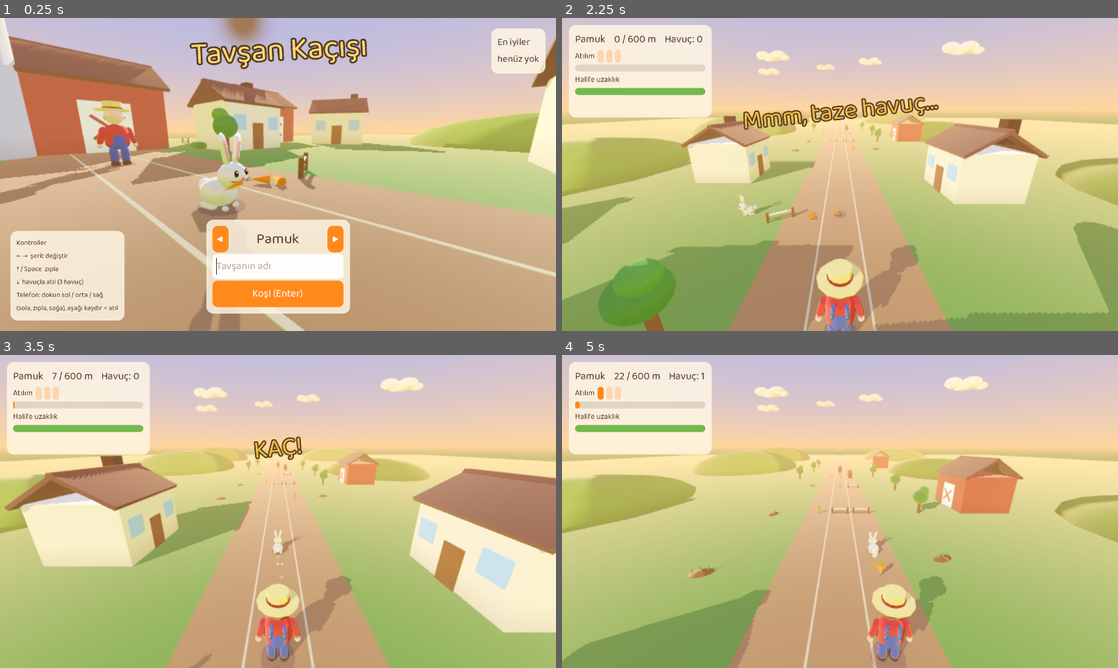
Above: before the commit, frames 1-4 (two rows, left to right).
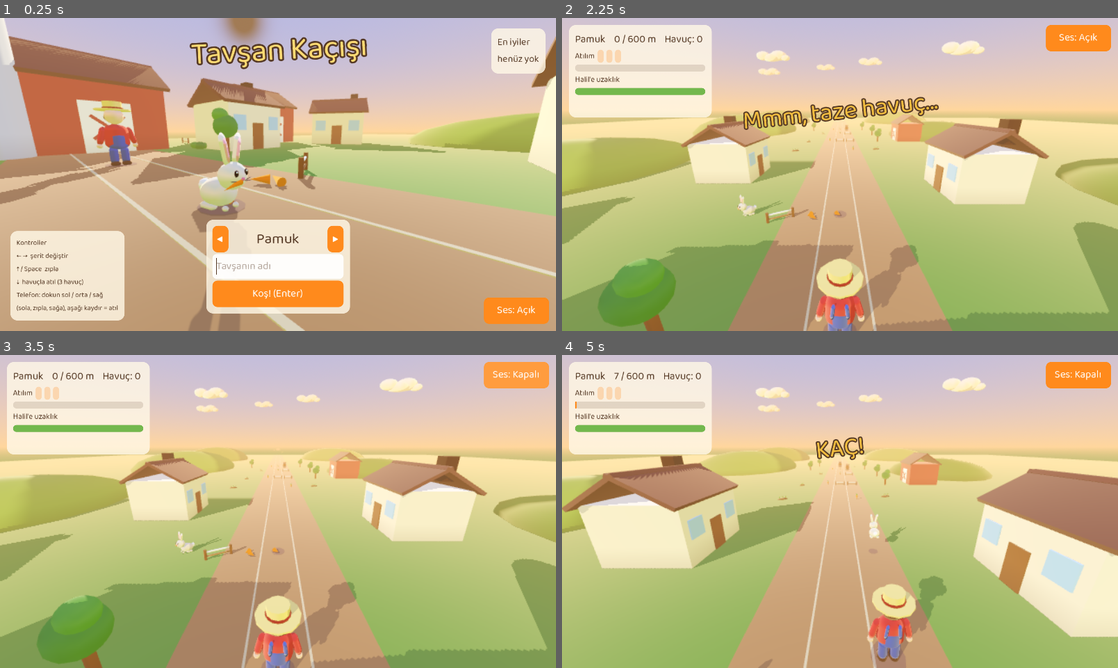
Above: after the commit, the same moments.

Repository: spambotuu3-pixel/tavsan-kacisi
Game: Godot game, scene res://main.tscn
Same seed, same stepped clock (60 frames per second), same inputs: the game is played once before the commit and once after it.
Inputs (mouse positions are in pixels of both pictures, inside the frame that each line leads up to):
- Up to frame 1 (0.25 s): no input
- Up to frame 2 (2.25 s): click (1079, 312) at 0.5 s, where only the run after the commit has a clickable "Ses: Açık"; click (1079, 312) at 1.25 s, where only the run after the commit has a clickable "Ses: Kapalı"; click "Koş! (Enter)" at 2 s
- Up to frame 3 (3.5 s): click (517, 373) at 2.75 s, where only the run after the commit has a clickable "Ses: Açık"
- Up to frame 4 (5 s): click (1079, 373) at 3.5 s, where only the run after the commit has a clickable "Ses: Kapalı"; tap Enter (ui_accept) at 4.25, 4.52 s; move the mouse to (962, 495) at 4.27 s; hold Right (ui_right) from 4.28 s (still down); tap M at 4.35 s; click (962, 495) at 4.42 s

The runs differ from the first frame. In frame 1, 1.0% of the frame differs, in the area x 87-99%, y 89-98%; in frame 2, 1.0%; in frame 3, 41%, in the area x 0-100%, y 2-100%; in frame 4, 30%.

Commit message:
Ses ve müzik: kodla üretilen efektler, döngülü müzik, ses aç/kapat düğmesi
Co-Authored-By: Claude Sonnet 5.5 <noreply@anthropic.com>

Diff:
--- a/oyun/kalite/senaryo.gd
+++ b/oyun/kalite/senaryo.gd
@@ -57,6 +57,8 @@
 		if ad == "fare_bos":  # boş yere tıkla: isim kutusu odağı kaybetse de Enter çalışmalı
 			click(Vector2(40, 400))
 		key(KEY_ENTER, true)
+	if ad == "ses":
+		ses_test(m)
 	if f == 32:
 		key(KEY_ENTER, false)
 	if f == 60 and ad != "menu":
@@ -144,6 +146,39 @@
 				fail("bırakma ek eylem yaptı (şerit %d)" % m.lane)
 
 
+# Ses: ayar mantığı ekransızda da çalışır (oynatıcı yok, düğme ve kayıt var). Menüde düğme, oyunda M tuşu.
+func ses_test(m) -> void:
+	match f:
+		12:
+			if m.snd_btn == null or m.snd_btn.custom_minimum_size.y < 56.0 or m.snd_btn.custom_minimum_size.x < 56.0:
+				fail("ses düğmesi yok ya da küçük")
+			elif not m.snd_on or Secim.config().get_value("ayar", "ses", true) != true:
+				fail("ses varsayılanı açık olmalı")
+		14: m.snd_btn.pressed.emit()
+		16:
+			if m.snd_on or Secim.config().get_value("ayar", "ses", true) != false or m.snd_btn.text != "Ses: Kapalı":
+				fail("menü düğmesi sesi kapatmadı")
+		18: m.snd_btn.pressed.emit()
+		20:
+			if not m.snd_on or Secim.config().get_value("ayar", "ses", false) != true:
+				fail("menü düğmesi sesi açmadı")
+		22: key(KEY_M, true)  # menüde M isim kutusuna yazar, ses değişmez
+		24:
+			key(KEY_M, false)
+			if not m.snd_on:
+				fail("menüde M sesi değiştirdi")
+		100: key(KEY_M, true)
+		102: key(KEY_M, false)
+		104:
+			if m.snd_on or Secim.config().get_value("ayar", "ses", true) != false:
+				fail("M tuşu sesi kapatmadı (durum %s)" % m.state)
+		110: key(KEY_M, true)
+		112: key(KEY_M, false)
+		114:
+			if not m.snd_on or Secim.config().get_value("ayar", "ses", false) != true:
+				fail("M tuşu sesi açmadı")
+
+
 func click(at: Vector2) -> void:
 	for down in [true, false]:
 		var e := InputEventMouseButton.new()
@@ -163,7 +198,7 @@
 
 
 func check(m) -> bool:
-	var want := {menu = "menu", kazan_sofra = "win", dokunma = "run", menu_enter = "run", kazan = "win", yakalan = "over", tekrar_enter = "run", esc_menu = "menu",
+	var want := {menu = "menu", kazan_sofra = "win", dokunma = "run", menu_enter = "run", ses = "run", kazan = "win", yakalan = "over", tekrar_enter = "run", esc_menu = "menu",
 			isim_bos = "run", isim_uzun = "run", isim_turkce = "run", bolgeler = "run", fare_bos = "run", bozuk_cfg = "over", skor_bos = "over", skor_dolu = "over"}
 	if not want.has(ad):
 		return fail("bilinmeyen senaryo")
--- a/oyun/main.gd
+++ b/oyun/main.gd
@@ -10,6 +10,7 @@
 const THROWN := [["kova", M.METAL, Vector3(0.5, 0.5, 0.5), "y"], ["tırmık", M.WOOD, Vector3(0.12, 0.12, 1.3), "b"],
 		["yumurta", M.EGG_WHITE, Vector3(0.3, 0.4, 0.3), "s"], ["lahana", M.CABBAGE_LIGHT, Vector3(0.55, 0.5, 0.55), "s"]]  # [ad, renk, boyut, şekil]; etki ada göre
 const Secim := preload("res://secim.gd")
+const Ses := preload("res://ses.gd")  # kodla üretilen sesler
 
 # Menü ve Bölüm 1 (PLAN-karakter-secimi.md, PLAN-bolum1.md)
 const MENU_CAM := Vector3(1.9, 1.0, -3.0)  # menü kamerası, tavşana göre (Tasarımcı ayarlar)
@@ -55,7 +56,8 @@
 const FEAST_BITES := 3      # bir yığın kaç ısırıkta biter
 const FEAST_END_WAIT := 0.5 # "Mmm!" süresi (FEAST_MAX içinde)
 const FEAST_BG := Color(0.3, 0.2, 0.14)  # odanın dışı: koyu toprak (gökyüzü görünmesin)
-const SFX_RATE := 22050.0
+const SND_BTN := Vector2(150, 60)  # ses düğmesi (parmak hedefi >= 56 px)
+const POOL := 6  # eşzamanlı efekt oynatıcı sayısı (sabit)
 
 static var go_menu := true  # sahne yenilense de korunur: bitişte Enter menüyü atlar, Esc menüye döner
 
@@ -178,8 +180,12 @@
 var feast_cam_from := Vector3.ZERO
 var feast_fade: ColorRect
 var skip_btn: Button
-var sfx: AudioStreamPlayer
-var sfx_buf := []  # önceden üretilmiş kıtır sesleri (AudioStreamWAV)
+var snd_on := true     # ayar.cfg [ayar] ses
+var snd_btn: Button
+var snd_bank := {}      # ad -> AudioStreamWAV (ekransızda boş)
+var snd_pool: Array[AudioStreamPlayer] = []
+var snd_next := 0
+var music: AudioStreamPlayer
 var scenery: Node3D  # zemin, yol ve tepeler: tavşanla birlikte kayar
 var cam: Camera3D
 var hud: Label
@@ -384,11 +390,12 @@
 	return root
 
 
-# Telefon ayarları (menüsü yok; ayar.cfg [ayar] bölümü: titresim = true/false, fps = 30/60). Okuma hatası varsayılana düşer.
+# Telefon ayarları (ayar.cfg [ayar] bölümü: titresim = true/false, ses = true/false, fps = 30/60). Okuma hatası varsayılana düşer.
 func load_settings() -> void:
 	var cf := Secim.config()
 	var v = cf.get_value("ayar", "titresim", true)
 	vibrate_on = v if v is bool else true
+	snd_on = Ses.parse_on(cf.get_value("ayar", "ses", true))
 	var fps = cf.get_value("ayar", "fps", 0)
 	if fps is int and fps in [30, 60]:
 		Engine.max_fps = fps
@@ -466,6 +473,7 @@
 	add_child(cam)
 
 	make_hud()
+	make_audio()
 
 	model(M.FENCE, Vector3(-3.4, 0.3, 0.6)).rotation.y = 0.5  # başlangıç süsü (menü + açılış): yol kenarında çit ve havuç yığını
 	model(M.BURROW.slice(2), Vector3(-0.9, 0, -1.5))
@@ -479,7 +487,10 @@
 		for c in menu.get_children():
 			c.theme = t
 		menu.renk.connect(make_rabbit)
+		menu.renk.connect(func(_s): play("click"))
 		menu.basla.connect(on_start)
+		menu.basla.connect(func(_n): play("click"))
+		place_snd(true)
 	else:
 		on_start(rabbit_name)
 
@@ -602,6 +613,17 @@
 	skip_btn.visible = false
 	skip_btn.pressed.connect(feast_finish)
 	layer.add_child(skip_btn)
+	snd_btn = Button.new()  # ses aç/kapat: menüde sağ altta, oyunda sağ üstte (telefonda büyük hedef)
+	snd_btn.theme = ui_theme()
+	snd_btn.add_theme_font_size_override("font_size", 24)
+	snd_btn.focus_mode = Control.FOCUS_NONE  # menüde odak isim kutusunda kalsın
+	snd_btn.action_mode = BaseButton.ACTION_MODE_BUTTON_PRESS
+	snd_btn.custom_minimum_size = SND_BTN
+	snd_btn.grow_horizontal = Control.GROW_DIRECTION_BEGIN
+	snd_btn.grow_vertical = Control.GROW_DIRECTION_BEGIN
+	snd_btn.pressed.connect(toggle_snd)
+	layer.add_child(snd_btn)
+	snd_label()
 	hud_panel.mouse_filter = Control.MOUSE_FILTER_IGNORE  # HUD dokunmayı yutmasın: telefonda sol üst bölge de oyuna gitsin
 	for c in hud_panel.find_children("*", "Control", true, false):
 		c.mouse_filter = Control.MOUSE_FILTER_IGNORE
@@ -648,6 +670,7 @@
 	rabbit.position.x = INTRO_X
 	rabbit.rotation.y = INTRO_FACE
 	hud_panel.visible = true
+	place_snd(false)
 	follow_cam(0.0)
 	state = "intro"
 	update_hud(0.0)  # açılışta önceki/varsayılan değerler görünmesin
@@ -669,6 +692,9 @@
 func _unhandled_input(e: InputEvent) -> void:
 	if e is InputEventScreenTouch and not touch:
 		apply_touch()  # masaüstü sanılan ama dokunmatik cihaz
+	if e is InputEventKey and e.pressed and not e.echo and e.keycode == KEY_M and state != "menu":  # menüde isim kutusuna "m" yazılır: orada yalnız düğme
+		toggle_snd()
+		return
 	if state == "feast":
 		feast_input(e)
 		return
@@ -731,6 +757,7 @@
 		carrots -= DASH_COST
 		dash_t = DASH_TIME
 		say("Atıl!")
+		play("dash")
 		vibrate(40)
 
 
@@ -887,6 +914,7 @@
 		dog = {node = model(M.DOG, Vector3(LANES[lane], 0.3, p.z + DOG_START)), warn = model(M.WARN_STRIP, Vector3(LANES[lane], 0.03, p.z)),
 				lane = lane, rel = DOG_START}
 		say("Hav! Karabaş arkanda")
+		play("bark")
 	if dog.is_empty():
 		return
 	var was: float = dog.rel
@@ -919,6 +947,7 @@
 
 func hurt(text: String) -> void:
 	gap -= HIT_COST
+	play("bonk")
 	blink_t = BLINK_TIME
 	say(text)
 	vibrate(30)
@@ -941,6 +970,8 @@
 		fill_rows(0.0)
 		for c in crossed(INTRO_CUES.keys(), intro_t, intro_t + delta):
 			pop(INTRO_CUES[c], HUD_WARN)
+			if INTRO_CUES[c].begins_with("HEY"):
+				play("hey")
 		intro_t += delta
 		var k := smoothstep(INTRO_DASH.x, INTRO_DASH.y, intro_t)  # 0: çimde kemiriyor, 1: yolda
 		body(rabbit).rotation.x = sin(intro_t * 14.0) * 0.08 * (1.0 - k)  # havuç kemirirken kafa sallanır
@@ -968,6 +999,7 @@
 	if jump_t > 0.0 and ry == 0.0:
 		jump_t = 0.0
 		vy = JUMP_VY
+		play("jump")
 		rabbit.scale = JUMP_STRETCH
 	jump_t -= delta
 	if Input.is_action_just_pressed("ui_down"):
@@ -982,6 +1014,7 @@
 		vy = 0.0  # yerdeyken eksiye birikmesin
 	if was_air and ry == 0.0:
 		rabbit.scale = LAND_SQUASH
+		play("land")
 		burst(Vector3(rabbit.position.x, 0.05, rabbit.position.z), M.DUST_C, 8, Vector2(0.8, 1.6))  # iniş pufu
 	rabbit.scale = rabbit.scale.lerp(Vector3.ONE, SQUASH_BACK * delta)
 
@@ -1046,6 +1079,7 @@
 			it.kind = "deco"  # her kaz bir kez öter
 			throw_timer = minf(throw_timer, 0.3)
 			say("Vak vak! Halil duydu")
+			play("goose")
 		if it.kind == "slick" and hits(r, n.position.x, n.position.z, it.h):
 			it.kind = "deco"  # bir kez kaydırır, sonra süs olarak kalır
 			lane = near_lanes(lane).pick_random()  # set_lane değil: kayma kıl payı sayılmasın
@@ -1058,6 +1092,7 @@
 				carrots += 1
 				carrots_total += 1
 				burst(n.position, M.CARROT_C, 12)  # havuç parıltısı
+				play("carrot")
 				vibrate(15)
 				var tw := n.create_tween()
 				tw.tween_property(n, "scale", Vector3.ONE * 1.6, POP_TIME)
@@ -1080,6 +1115,7 @@
 		throws.append({node = obj, marker = box(Vector3(1.4, 0.04, 1.4), M.TARGET_C, to + Vector3(0, 0.03, 0), null, "y"),
 				from = obj.position, to = to, t = -delta / 2.0, item = what[0], lane = lane, spd = spd})  # bu karede de ilerler: yarım kare geriden başla ki her FPS'te tam 1 sn sonra insin
 		say("Halil %s fırlattı!" % what[0])
+		play("throw")
 	for i in range(throws.size() - 1, -1, -1):
 		var th: Dictionary = throws[i]
 		th.t += delta
@@ -1099,6 +1135,7 @@
 				if near_miss(lane_left, clock - lane_left_t, th.lane, hits(Vector3(r.x, 0, r.z), th.to.x, th.to.z, THROW_H), near_win):
 					gap = minf(gap + NEAR_BONUS, GAP_MAX)
 					say("Kıl payı!")
+					play("near")
 					pop("Kıl payı!", HUD_WARN)
 				# Iskalanan yumurta/lahana sekip ileri düşer; tavşanın arkasında kalsa etkisi olmazdı
 				var fwd: Vector3 = th.to - Vector3(0, 0, th.spd * BOUNCE_AHEAD)
@@ -1135,6 +1172,7 @@
 	blind_rect.visible = false  # kova karartması bitiş panelini örtmesin
 	bucket.visible = false
 	run_dust.emitting = false
+	play("win" if won else "lose")
 	var pts := score(dist, carrots_total, won)
 	var entry := {isim = rabbit_name, puan = pts}
 	var table := Secim.insert_score(Secim.load_scores(), entry)
@@ -1180,7 +1218,6 @@
 	skip_btn.visible = true
 	feast_fade.visible = true
 	hint_box.visible = false  # dokunma ipucu şölene taşmasın
-	make_sfx()
 
 
 func feast_input(e: InputEvent) -> void:
@@ -1327,31 +1364,54 @@
 	show_end(true)
 
 
-# Kodla üretilen kıtır sesi (dosya yok): gürültüden iki kısa AudioStreamWAV. AudioStreamGenerator denendi, çıkışta motor sızıntı
-# uyarısı veriyor (kapı bunu hata sayar) ve webde WAV daha hafif. Oynatıcı ya da ses sürücüsü yoksa sessiz geçer.
-func make_sfx() -> void:
-	if sfx or DisplayServer.get_name() == "headless":  # ekransızda ses sürücüsü sahte: oynatılan her ses çıkışta sızıntı uyarısı verir
+# Ses: üretim ses.gd'de. Ekransızda ses sürücüsü sahte (çıkışta sızıntı uyarısı verir): hiç kurulmaz, play() sessiz geçer.
+# Oynatıcılar sabit: POOL efekt (sırayla) + 1 müzik. Tarayıcı sesi ilk dokunuştan sonra açar (Godot kendisi yönetir).
+func make_audio() -> void:
+	if DisplayServer.get_name() == "headless":
 		return
-	sfx = AudioStreamPlayer.new()
-	sfx.volume_db = -6.0
-	add_child(sfx)
-	var n := int(0.12 * SFX_RATE)
-	for v in 2:  # iki çeşit, art arda aynı ses sıkmasın
-		var data := PackedByteArray()
-		data.resize(n * 2)
-		var lp := 0.0
-		for i in n:
-			var t := float(i) / SFX_RATE
-			lp = lerpf(lp, randf() * 2.0 - 1.0, 0.55)  # hafif alçak geçiren gürültü
-			data.encode_s16(i * 2, int(lp * exp(-fmod(t, 0.045) * (70.0 + v * 30.0)) * (1.0 - t / 0.12) * 0.7 * 32767.0))
-		var wav := AudioStreamWAV.new()
-		wav.format = AudioStreamWAV.FORMAT_16_BITS
-		wav.mix_rate = int(SFX_RATE)
-		wav.data = data
-		sfx_buf.append(wav)
+	snd_bank = Ses.make_all()
+	for i in POOL:
+		var p := AudioStreamPlayer.new()
+		p.volume_db = -8.0
+		add_child(p)
+		snd_pool.append(p)
+	music = AudioStreamPlayer.new()
+	music.stream = snd_bank.music
+	music.volume_db = -22.0  # efektlerin altında
+	add_child(music)
+	if snd_on:
+		music.play()
+
+
+func play(snd: String) -> void:
+	if snd_on and not snd_pool.is_empty():
+		snd_pool[snd_next].stream = snd_bank[snd]
+		snd_pool[snd_next].play()
+		snd_next = (snd_next + 1) % POOL
 
 
 func crunch() -> void:
-	if sfx and not sfx_buf.is_empty():
-		sfx.stream = sfx_buf[feast_bites % 2]
-		sfx.play()
+	play("crunch%d" % (feast_bites % 2))
+
+
+func toggle_snd() -> void:
+	snd_on = not snd_on
+	Secim.save("ayar", {ses = snd_on})
+	snd_label()
+	if music:
+		if snd_on:
+			music.play()
+		else:
+			music.stop()
+			for p in snd_pool:
+				p.stop()
+	play("click")
+
+
+func snd_label() -> void:
+	snd_btn.text = "Ses: Açık" if snd_on else "Ses: Kapalı"
+
+
+# Menüde sağ altta (sağ üstte skor kutusu var), oyunda sağ üstte.
+func place_snd(menu: bool) -> void:
+	snd_btn.set_anchors_and_offsets_preset(Control.PRESET_BOTTOM_RIGHT if menu else Control.PRESET_TOP_RIGHT, Control.PRESET_MODE_MINSIZE, 16)
--- /dev/null
+++ b/oyun/ses.gd
@@ -0,0 +1,173 @@
+extends RefCounted
+# Kodla üretilen sesler (dosya yok): AudioStreamWAV, 16 bit, mono. Açılışta bir kez üretilir, static önbellekte kalır
+# (sahne yenilenince yeniden üretilmez). Efektler 22050 Hz, müzik 8000 Hz (yumuşak sinüs, tiz içerik yok).
+
+const RATE := 22050.0
+const MUSIC_RATE := 8000.0
+const PEAK_MAX := 0.8  # test: hiçbir ses bunu aşmasın
+
+static var bank := {}
+
+
+# Ayar dosyasından gelen değer bool değilse varsayılan (açık).
+static func parse_on(v: Variant) -> bool:
+	return v if v is bool else true
+
+
+# Tek nota: f0'dan f1'e kayan, harm harmonikli (1/k genlik) sinüs + isteğe bağlı alçak geçiren gürültü; üstel sönüm.
+static func note(f0: float, f1: float, dur: float, dec: float, harm := 1, noise := 0.0) -> PackedFloat32Array:
+	var n := int(dur * RATE)
+	var out := PackedFloat32Array()
+	out.resize(n)
+	var ph := 0.0
+	var f := f0
+	var ratio := pow(f1 / f0, 1.0 / n)
+	var env := 1.0
+	var k := exp(-dec / RATE)
+	var norm := 0.0
+	for h in harm:
+		norm += 1.0 / (h + 1)
+	var lp := 0.0
+	var att := 0.004 * RATE
+	var rel := 0.006 * RATE
+	for i in n:
+		ph += TAU * f / RATE
+		f *= ratio
+		env *= k
+		var s := 0.0
+		for h in harm:
+			s += sin(ph * (h + 1)) / (h + 1)
+		s /= norm
+		if noise > 0.0:
+			lp = lerpf(lp, randf() * 2.0 - 1.0, 0.5)
+			s = s * (1.0 - noise) + lp * noise
+		out[i] = s * env * minf(1.0, i / att) * minf(1.0, (n - i) / rel)
+	return out
+
+
+# Rüzgâr: gürültü, çan zarfı. c küçüldükçe daha boğuk.
+static func whoosh(dur: float, c: float) -> PackedFloat32Array:
+	var n := int(dur * RATE)
+	var out := PackedFloat32Array()
+	out.resize(n)
+	var lp := 0.0
+	for i in n:
+		lp = lerpf(lp, randf() * 2.0 - 1.0, c)
+		var e := sin(PI * i / n)
+		out[i] = lp * e * e
+	return out
+
+
+# Kıtır: kısa gürültü patlamaları (v: çeşit).
+static func crunch(v: int) -> PackedFloat32Array:
+	var n := int(0.12 * RATE)
+	var out := PackedFloat32Array()
+	out.resize(n)
+	var lp := 0.0
+	for i in n:
+		var t := i / RATE
+		lp = lerpf(lp, randf() * 2.0 - 1.0, 0.55)
+		out[i] = lp * exp(-fmod(t, 0.045) * (70.0 + v * 30.0)) * (1.0 - t / 0.12)
+	return out
+
+
+# Parçaları art arda ekler.
+static func seq(parts: Array) -> PackedFloat32Array:
+	var out := PackedFloat32Array()
+	for p in parts:
+		out.append_array(p)
+	return out
+
+
+# Zirveyi peak'e ölçekler (kırpma yok, her ses benzer yükseklikte), 16 bit mono.
+static func to_wav(buf: PackedFloat32Array, rate: float, peak: float) -> AudioStreamWAV:
+	var m := 0.0001
+	for v in buf:
+		m = maxf(m, absf(v))
+	var g := peak / m * 32767.0
+	var data := PackedByteArray()
+	data.resize(buf.size() * 2)
+	for i in buf.size():
+		data.encode_s16(i * 2, int(buf[i] * g))
+	var wav := AudioStreamWAV.new()
+	wav.format = AudioStreamWAV.FORMAT_16_BITS
+	wav.mix_rate = int(rate)
+	wav.data = data
+	return wav
+
+
+# Müziğe nota ekler (döngü sonuna taşan kuyruk başa sarar: dikişte tık olmaz).
+static func add_note(buf: PackedFloat32Array, start: int, f: float, len: int, dec: float, gain: float, h2: float) -> void:
+	var n := buf.size()
+	var ph := 0.0
+	var env := gain
+	var k := exp(-dec / MUSIC_RATE)
+	for i in len:
+		ph += TAU * f / MUSIC_RATE
+		env *= k
+		buf[(start + i) % n] += (sin(ph) + h2 * sin(ph * 2.0)) * env
+
+
+# 8 sn döngü: C pentatonik, melodi + bas (16 vuruş x 0,5 sn).
+static func music() -> AudioStreamWAV:
+	var step := int(MUSIC_RATE * 0.5)
+	var buf := PackedFloat32Array()
+	buf.resize(step * 16)
+	var mel := [659, 784, 880, 784, 659, 587, 523, 0, 587, 659, 784, 659, 587, 523, 587, 0]
+	for i in 16:
+		if mel[i] > 0:
+			add_note(buf, i * step, mel[i], step * 14 / 10, 6.0, 0.5, 0.25)
+	var bass := [131, 110, 98, 110]
+	for i in 4:
+		add_note(buf, i * 4 * step, bass[i], step * 3, 2.5, 0.6, 0.0)
+	var wav := to_wav(buf, MUSIC_RATE, 0.5)
+	wav.loop_mode = AudioStreamWAV.LOOP_FORWARD
+	wav.loop_begin = 0
+	wav.loop_end = buf.size()
+	return wav
+
+
+# Tüm efektler + müzik; ilk çağrıda üretilir.
+static func make_all() -> Dictionary:
+	if not bank.is_empty():
+		return bank
+	var b := {}
+	b.jump = to_wav(note(280, 620, 0.14, 14), RATE, 0.5)
+	b.land = to_wav(note(150, 70, 0.1, 28, 1, 0.25), RATE, 0.5)
+	b.carrot = to_wav(seq([note(784, 784, 0.07, 12, 2), note(1175, 1175, 0.18, 14, 2)]), RATE, 0.5)
+	b.bonk = to_wav(note(200, 80, 0.22, 14, 2, 0.15), RATE, 0.7)
+	b.dash = to_wav(whoosh(0.32, 0.18), RATE, 0.5)
+	b.throw = to_wav(whoosh(0.22, 0.3), RATE, 0.4)
+	b.near = to_wav(note(1200, 1200, 0.05, 50), RATE, 0.35)
+	b.bark = to_wav(note(420, 240, 0.17, 16, 4, 0.2), RATE, 0.6)
+	b.goose = to_wav(note(560, 420, 0.17, 9, 4, 0.15), RATE, 0.55)
+	b.win = to_wav(seq([note(523, 523, 0.11, 8, 2), note(659, 659, 0.11, 8, 2), note(784, 784, 0.11, 8, 2), note(1047, 1047, 0.4, 6, 2)]), RATE, 0.5)
+	b.lose = to_wav(seq([note(392, 330, 0.16, 6, 2), note(330, 262, 0.16, 6, 2), note(262, 196, 0.4, 5, 2)]), RATE, 0.5)
+	b.click = to_wav(note(660, 660, 0.05, 50), RATE, 0.4)
+	b.hey = to_wav(note(330, 520, 0.24, 5, 4, 0.1), RATE, 0.6)
+	b.crunch0 = to_wav(crunch(0), RATE, 0.6)
+	b.crunch1 = to_wav(crunch(1), RATE, 0.6)
+	b.music = music()
+	bank = b
+	return b
+
+
+# Dalga biçimi denetimi: boş dize = sağlam. Süre, tepe (<= PEAK_MAX), kırpma, sessizlik.
+static func check(wav: AudioStreamWAV) -> String:
+	var n := wav.data.size() / 2
+	if n < 0.03 * wav.mix_rate:
+		return "çok kısa"
+	var peak := 0
+	var clipped := 0
+	for i in n:
+		var v := absi(wav.data.decode_s16(i * 2))
+		peak = maxi(peak, v)
+		if v >= 32767:
+			clipped += 1
+	if clipped > 0:
+		return "kırpılmış"
+	if peak < 0.05 * 32767:
+		return "neredeyse sessiz"
+	if peak > PEAK_MAX * 32767:
+		return "tepe çok yüksek"
+	return ""
--- a/oyun/test.gd
+++ b/oyun/test.gd
@@ -4,6 +4,7 @@
 const Main = preload("res://main.gd")
 const Secim = preload("res://secim.gd")
 const Mod = preload("res://modeller.gd")
+const Ses = preload("res://ses.gd")
 
 
 func _init() -> void:
@@ -40,6 +41,9 @@
 		[[Main.touch_action(10, 300, Vector2(0, 30)), Main.touch_action(10, 300, Vector2(90, 80)), Main.touch_action(150, 300, Vector2(0, 50), 40.0)], ["left", "left", "dash"], "kısa ya da yatay kaydırma atıl değil, eşik ekrana bağlı"],
 		[[Main.swipe_min(200), Main.swipe_min(844), Main.swipe_min(2000)], [40.0, 67.52, 90.0], "kaydırma eşiği ekran yüksekliğinin %8'i, 40..90"],
 		[[Main.near_miss(1, 0.28, 1, false), Main.near_miss(1, 0.28, 1, false, Main.NEAR_TIME_TOUCH)], [false, true], "telefonda kıl payı penceresi geniş"],
+		[[Ses.parse_on(true), Ses.parse_on(false), Ses.parse_on("x"), Ses.parse_on(null), Ses.parse_on(0)], [true, false, true, true, true], "ses ayarı: yalnız bool geçerli, değilse açık"],
+		[Ses.make_all().keys().filter(func(k): return Ses.check(Ses.make_all()[k]) != ""), [], "tüm sesler: süre, tepe <= 0,8, kırpma ve sessizlik yok"],
+		[Ses.make_all().music.loop_mode == AudioStreamWAV.LOOP_FORWARD and Ses.make_all().music.loop_end == Ses.make_all().music.data.size() / 2, true, "müzik döngülü, döngü sonu örnek sayısı"],
 	]
 	var failed := 0
 	for c in cases:
Not shown, changed: GDD.md
Not shown, changed: docs/index.pck
Not shown, changed: oyun/kalite/kapi.sh
